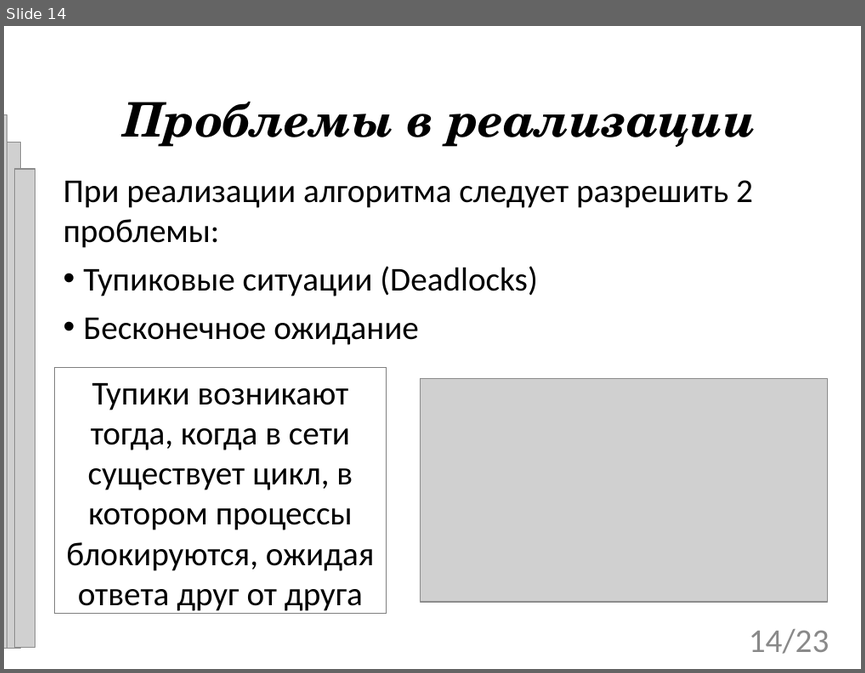
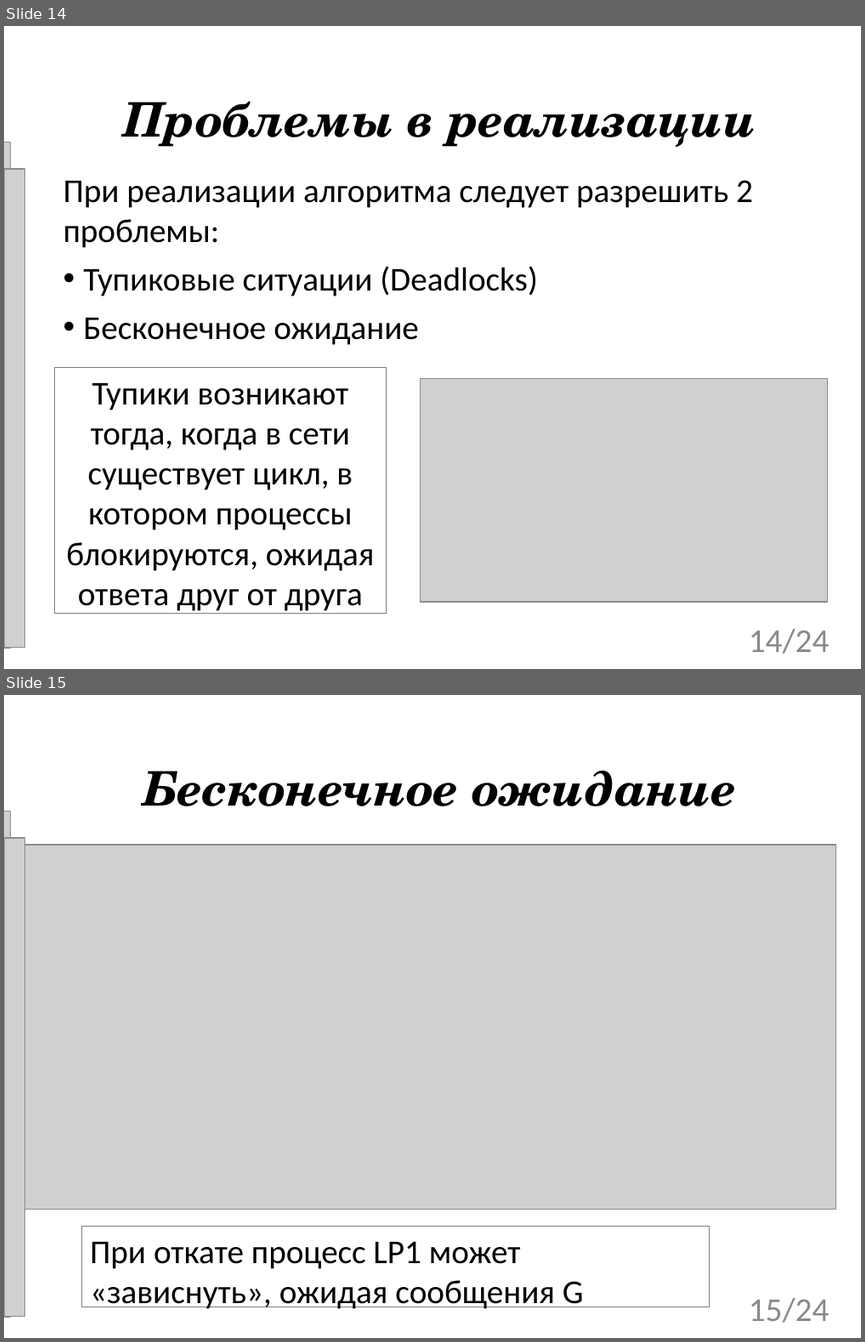
Before and after one commit to tom-trix/SynchAlgorithms, a slide deck: text/Mitrakov.ppt. Shown one above the other, each under a label of ours: slide 14 before the commit, slides 14 and 15 after it. The pictures are 865x673 and 865x1342 pixels, drawn with LibreOffice and Linux fonts; fonts in the diff are those of the drawing; grey boxes stand for pictures; background and template pictures are left out. Boxes give left, top, right and bottom in pixels: in the first picture for what was removed or moved away, otherwise in the second. Text is boxed around its words. In the diff, an @@ line names an element or a change of style, - is before the commit and + after.

```diff
--- a/text/Mitrakov.ppt
+++ b/text/Mitrakov.ppt
@@ slide 15 added at [4,695,861,1338], background picture (left out) @@
@@ title added at [143,770,736,806], 40 pt, text #000000, bold, italic @@
+Бесконечное ожидание
@@ picture added at [4,811,10,1316] @@
@@ picture added at [4,838,24,1316] @@
@@ picture added at [24,845,836,1209] @@
@@ rectangle added at [81,1225,709,1306], outline #7F7F7F 0.74 pt, 28 pt, text #000000 @@
+При откате процесс LP1 может «зависнуть», ожидая сообщения G
@@ page number added at [749,1298,828,1322], 28 pt, text #898989 @@
+15/24
@@ slide 14 changed as well @@
@@ picture removed at [4,115,7,647] @@
@@ picture: place and size @@
-picture at [4,142,20,647]
+picture at [4,142,10,647]
@@ picture: place and size @@
-picture at [14,169,35,647]
+picture at [4,169,24,647]
@@ page number at [749,629,828,653]: text changed @@
-14/23
+14/24
```
Also in this commit, not shown: 20 other slides changed, 2 other slides added, 2 slides removed.
